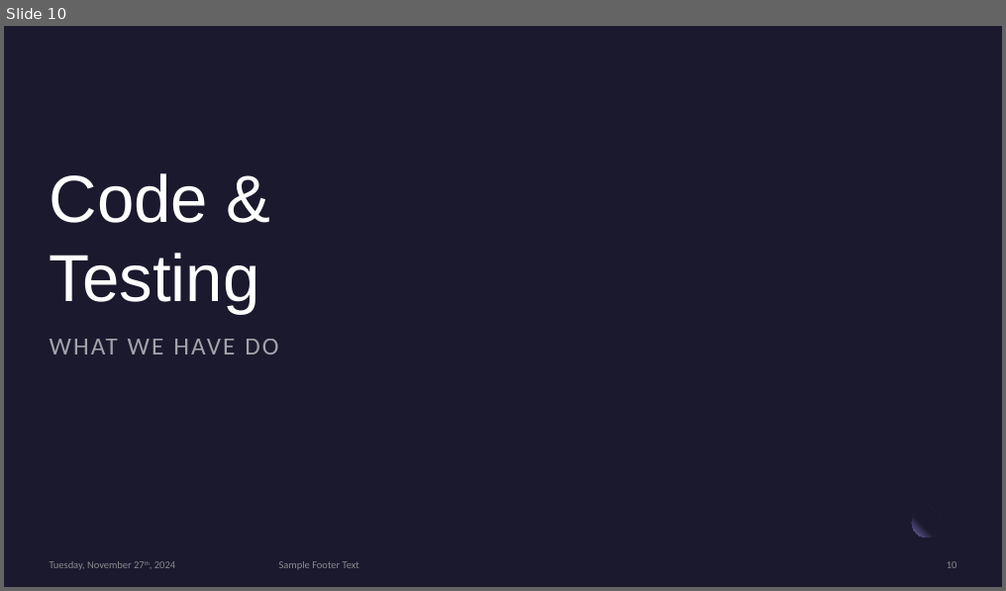
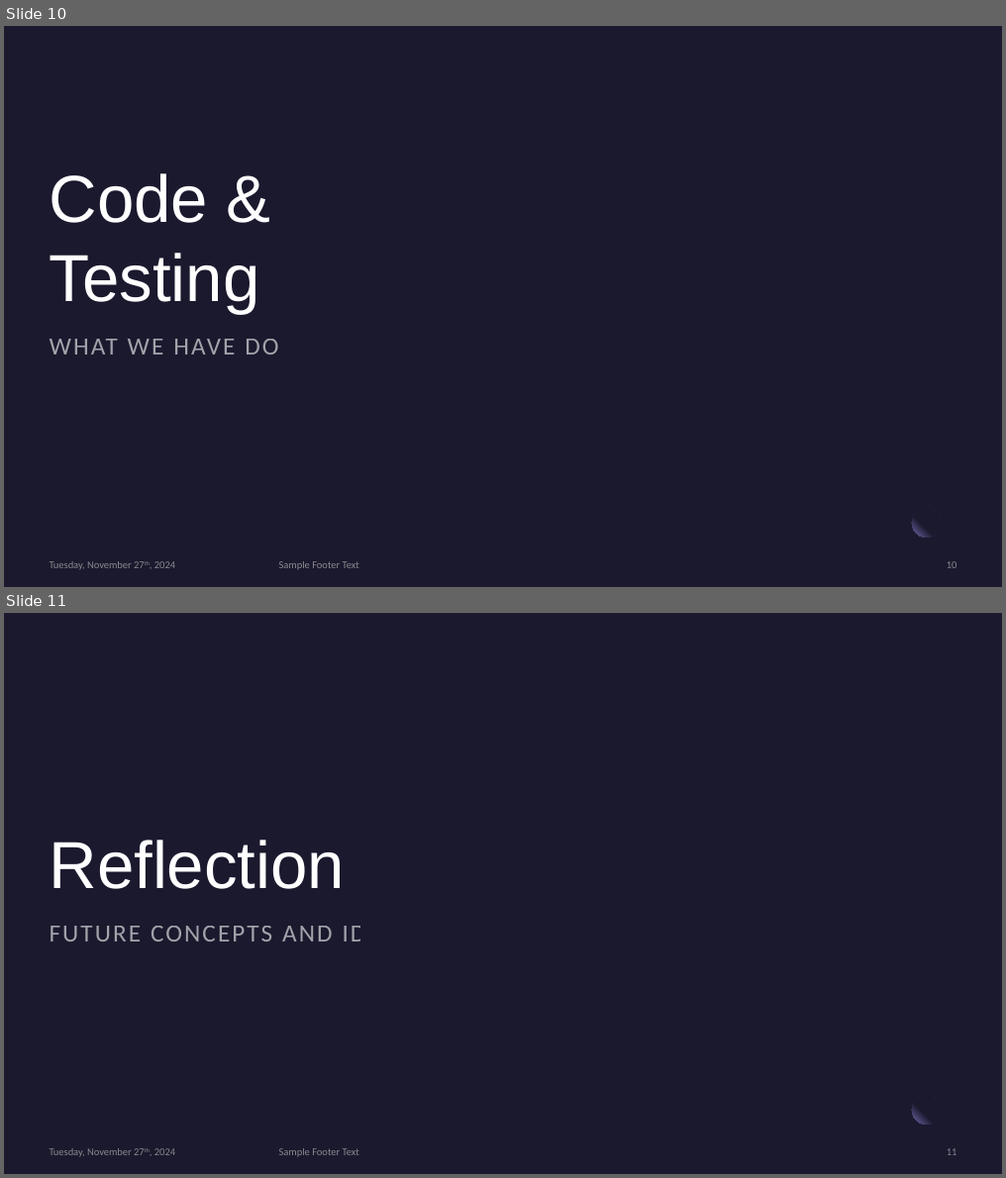
Before and after one commit to Edward-Pratt/2024NovHackathon, a slide deck: res/Smart Budget Presentation.pptx. Shown one above the other, each under a label of ours: slide 10 before the commit, slides 10 and 11 after it. The pictures are 1006x591 and 1006x1178 pixels, drawn with LibreOffice and Linux fonts; fonts in the diff are those of the drawing; background and template pictures are left out. Boxes give left, top, right and bottom in pixels: in the first picture for what was removed or moved away, otherwise in the second. Text is boxed around its words. In the diff, an @@ line names an element or a change of style, - is before the commit and + after.

```diff
--- a/res/Smart Budget Presentation.pptx
+++ b/res/Smart Budget Presentation.pptx
@@ slide 11 added at (4,613,1002,1174), background picture (left out); not listed: 2 template elements that a slide beside it also shows @@
@@ text added at (50,840,346,889), 64 pt, text #FFFFFF @@
+Reflection
@@ text added at (50,926,410,942), 24 pt, text #FFFFFF at 60% opacity @@
+FUTURE CONCEPTS AND IDEAS
@@ text added at (50,1149,175,1157), 10 pt, text #A6A6A6 at 80% opacity @@
+Tuesday, November 27th, 2024
@@ text added at (279,1149,359,1157), 10 pt, text #A6A6A6 at 80% opacity @@
+Sample Footer Text
@@ page number added at (946,1149,957,1156), 10 pt, text #A6A6A6 at 80% opacity @@
+11
```
Also in this commit, not shown: 4 slides changed, 1 other slide added, 3 slides removed, 1 other file.
